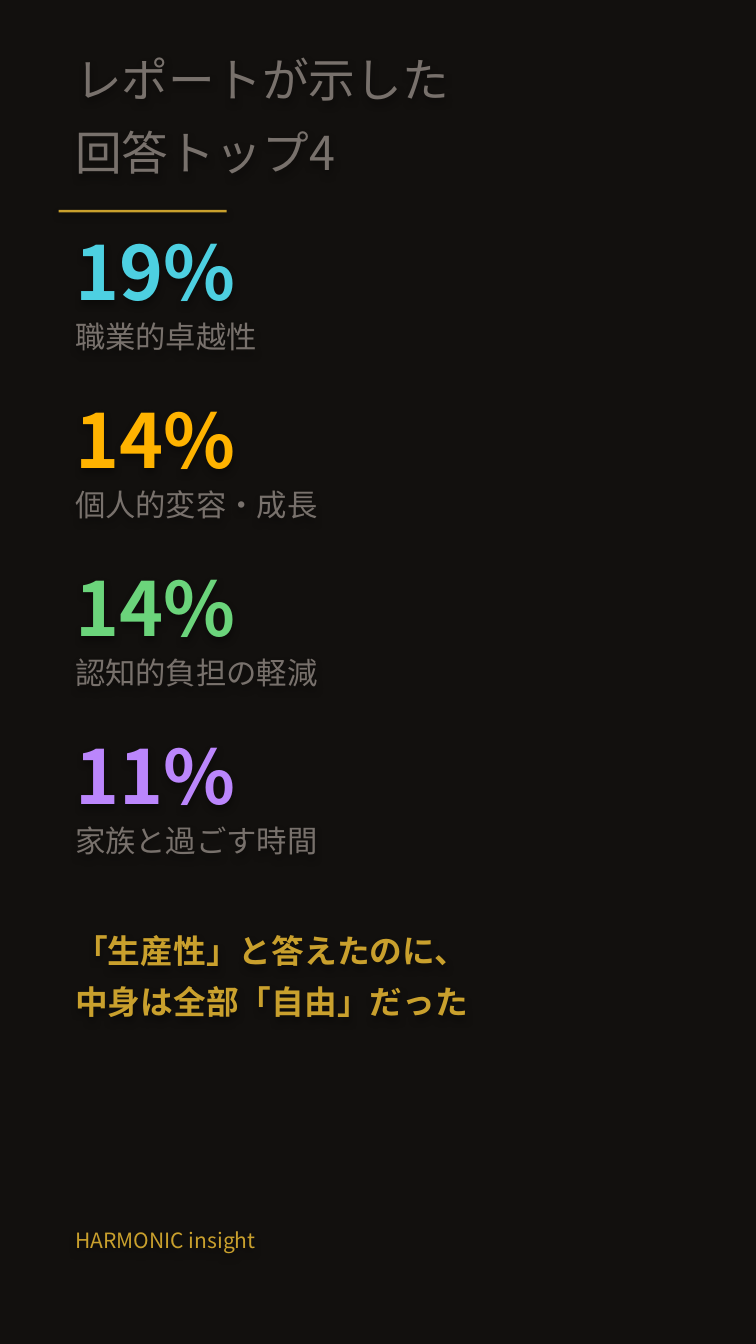
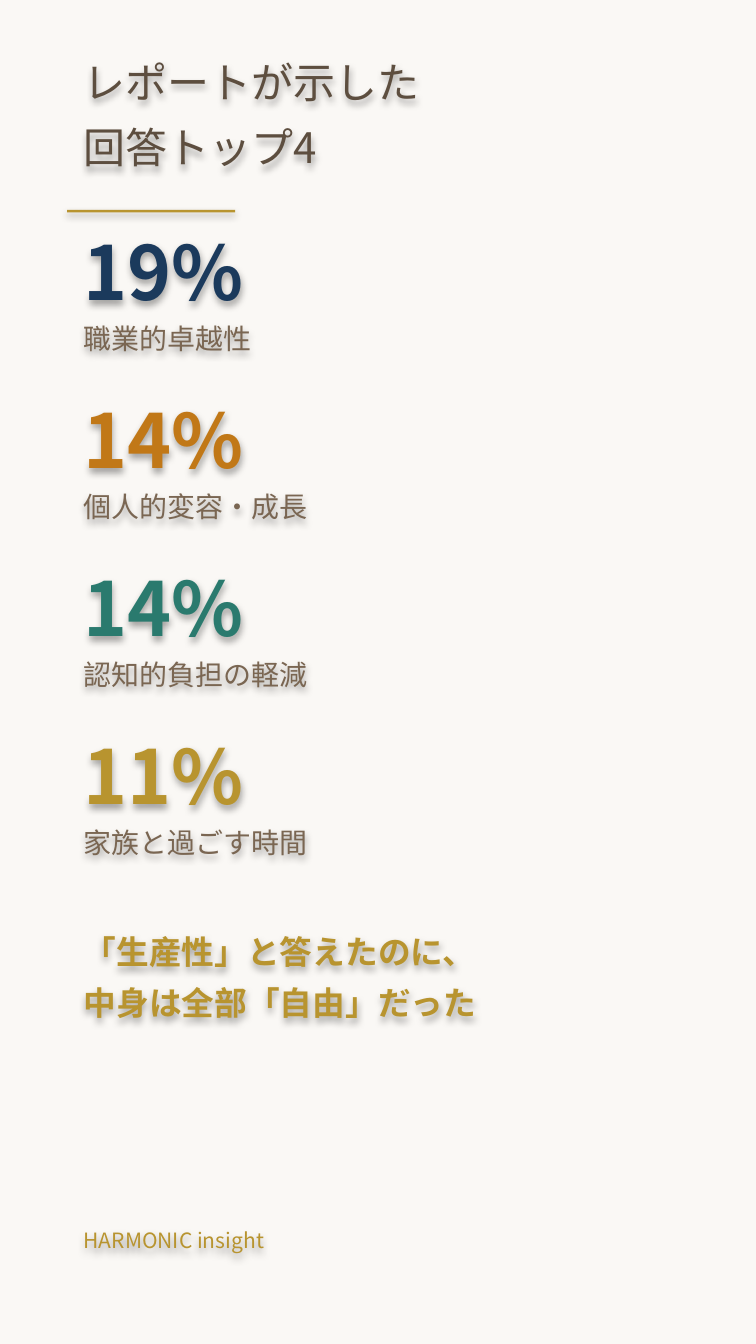
Before and after one commit to HarmonicInsight/harmonic-marketing, a slide deck: slide 3 of content/youtube/shorts/SHORT_NEWS_01_anthropic_freedom.pptx. Drawn at 756x1344 pixels with LibreOffice and Linux fonts; fonts in the diff are those of the drawing. Boxes give left, top, right and bottom in pixels: in the first picture for what was removed or moved away, otherwise in the second. Text is boxed around its words. In the diff, an @@ line names an element or a change of style, - is before the commit and + after.

```diff
--- a/content/youtube/shorts/SHORT_NEWS_01_anthropic_freedom.pptx
+++ b/content/youtube/shorts/SHORT_NEWS_01_anthropic_freedom.pptx
@@ background #12100E to #FAF8F5 @@
@@ text "レポートが示した": place and size @@
-text "レポートが示した" at (75,57,449,174)
+text "レポートが示した" at (84,62,420,167)
@@ text "レポートが示した" at (84,62,420,167): size 20 to 18 pt, text colour #78716C to #5D4E3F @@
@@ rectangle: place and size @@
-rectangle at (59,210,227,212)
+rectangle at (67,210,235,212)
@@ rectangle at (67,210,235,212): fill #C9A02D to #B8942F @@
@@ text "19%": place and size @@
-text "19%" at (75,243,235,301)
+text "19%" at (84,243,244,306)
@@ text "19%" at (84,243,244,306): text colour #4DD0E1 to #1B3A5C @@
@@ text "職業的卓越性": place and size @@
-text "職業的卓越性" at (75,322,257,351)
+text "職業的卓越性" at (84,325,252,352)
@@ text "14%": place and size @@
-text "14%" at (75,411,235,469)
+text "14%" at (84,411,244,473)
@@ text "14%" at (84,411,244,473): text colour #FFB300 to #C17817 @@
@@ text "個人的変容・成長": place and size @@
-text "個人的変容・成長" at (75,490,317,519)
+text "個人的変容・成長" at (84,493,308,520)
@@ text "14%": place and size @@
-text "14%" at (75,579,235,637)
+text "14%" at (84,579,244,641)
@@ text "14%" at (84,579,244,641): text colour #6BD47B to #2A7A6E @@
@@ text "認知的負担の軽減": place and size @@
-text "認知的負担の軽減" at (75,658,317,687)
+text "認知的負担の軽減" at (84,661,308,688)
@@ text "11%": place and size @@
-text "11%" at (75,747,235,805)
+text "11%" at (84,747,244,810)
@@ text "11%" at (84,747,244,810): text colour #BB86FC to #B8942F @@
@@ size 13 to 12 pt, text colour #78716C to #7A6652 in 4 elements at (84,325,252,352), (84,493,308,520), (84,661,308,688), (84,829,308,856) @@
@@ text "家族と過ごす時間": place and size @@
-text "家族と過ごす時間" at (75,826,317,855)
+text "家族と過ごす時間" at (84,829,308,856)
@@ text "「生産性」と答えたのに、": place and size @@
-text "「生産性」と答えたのに、" at (75,935,468,1017)
+text "「生産性」と答えたのに、" at (84,936,477,1018)
@@ text "「生産性」と答えたのに、" at (84,936,477,1018): text colour #C9A02D to #B8942F @@
@@ text "HARMONIC insight" at (84,1231,264,1253): text colour #C9A02D to #B8942F @@
@@ text "HARMONIC insight": place and size @@
-text "HARMONIC insight" at (75,1231,256,1253)
+text "HARMONIC insight" at (84,1231,264,1253)
```
Also in this commit, not shown: 4 other slides changed, 3 other files.
